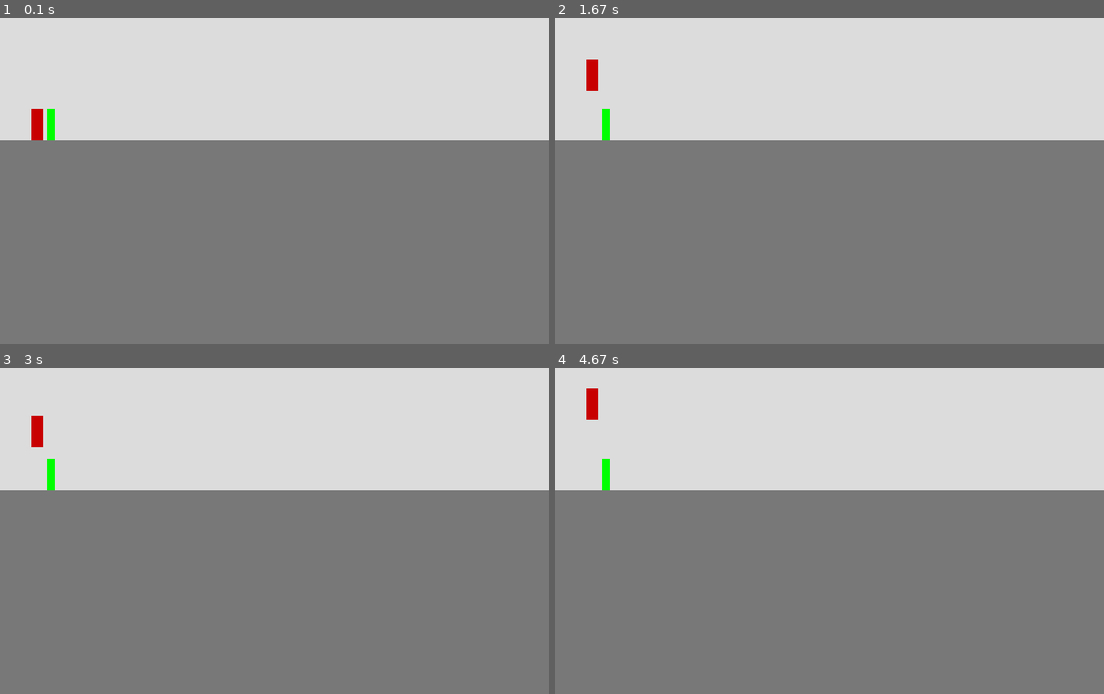
Above: before the commit, frames 1-4 (two rows, left to right).
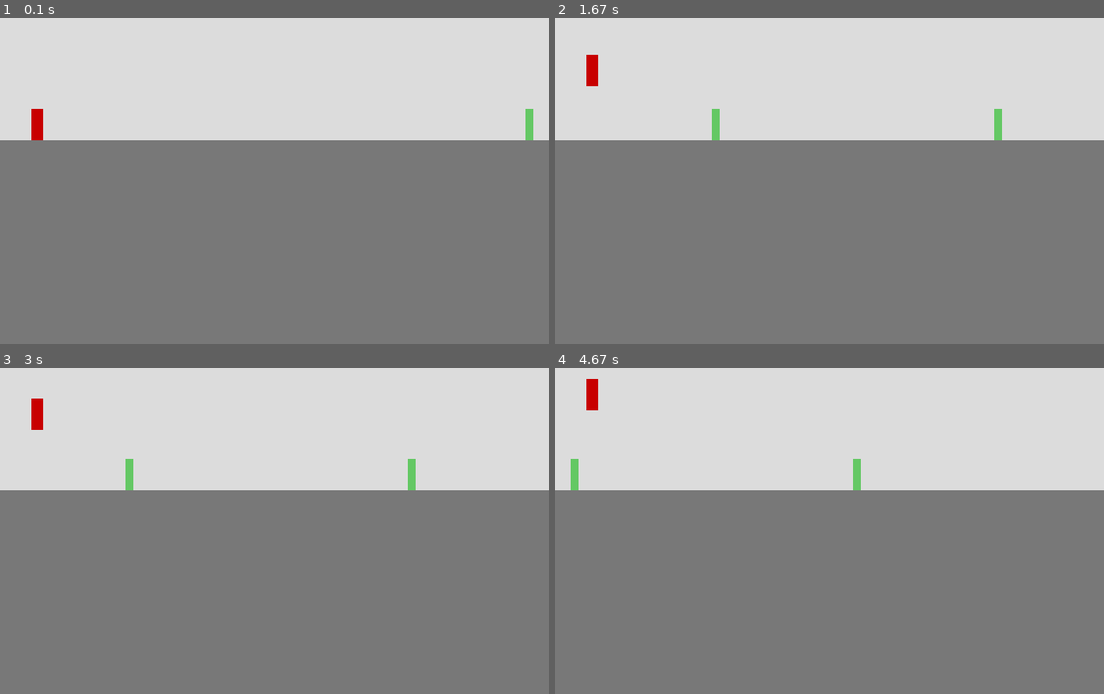
Above: after the commit, the same moments.

Repository: urasha/pygame_dino
Game: pygame game, started from main.py
Two runs of this game, one before a commit and one after it. Both use one fixed random seed, a clock stepped at 60 frames per second and the inputs below.
Inputs:
- Up to frame 1 (0.1 s): no input
- Up to frame 2 (1.67 s): tap Space at 0.33, 0.73, 1.03, 1.23, 1.57 s
- Up to frame 3 (3 s): tap Space at 1.87, 2.07, 2.37, 2.63, 2.97 s
- Up to frame 4 (4.67 s): tap Space at 3.27, 3.4, 3.8, 4.1, 4.47 s

The runs differ from the first frame. In frame 1, 0.3% of the frame differs, in the area x 8-98%, y 27-38%; in frame 2, 0.5%; in frame 3, 0.6%, in the area x 5-76%, y 9-38%; in frame 4, 0.5%.

Commit message:
enemies added (not done full)

Diff:
--- a/main.py
+++ b/main.py
@@ -9,8 +9,10 @@
 RED = (200, 0, 0)
 GREY = (220, 220, 220)
 DARK_GREY = (120, 120, 120)
-GREEN = (0, 255, 0)
+GREEN = (100, 200, 100)
 FPS = 60
+
+SPAWN_ENEMY = pygame.USEREVENT + 1
 
 screen = pygame.display.set_mode(SIZE)
 pygame.display.set_caption('Dino')
@@ -20,10 +22,14 @@
 hero = {
     'x': 40,
     'y': 300,
-    'speed': 14
+    'speed': 15
 }
 
 is_jump = False
+
+enemy_pos = [[SIZE[0], 300]]
+pygame.time.set_timer(SPAWN_ENEMY, 1200)
+enemy_speed = 5
 
 
 def jump(y, speed):
@@ -34,7 +40,7 @@
         is_jump = False
 
         hero['y'] = 300
-        hero['speed'] = 14
+        hero['speed'] = 15
 
     return y
 
@@ -49,6 +55,8 @@
             if event.type == pygame.KEYDOWN:
                 if event.key == pygame.K_SPACE:
                     is_jump = True
+            if event.type == SPAWN_ENEMY:
+                enemy_pos.append([SIZE[0], 300])
 
         if is_jump:
             hero['y'] = jump(hero['y'], hero['speed'])
@@ -56,9 +64,18 @@
 
         screen.fill(GREY)
 
+        for i in enemy_pos:
+            i[0] -= enemy_speed
+
+            # check enemy_pos and hero_pos
+            if i[0] in range(hero['x'], hero['x'] + 15) and i[1] in range(hero['y'], hero['y'] + 40):
+                pygame.time.delay(1000)
+                quit()
+
+            pygame.draw.rect(screen, GREEN, (i[0], i[1], 10, 40))
+
         pygame.draw.rect(screen, RED, (hero['x'], hero['y'], 15, 40))
         pygame.draw.rect(screen, DARK_GREY, (0, 340, SIZE[0], SIZE[1]))
-        pygame.draw.rect(screen, GREEN, (60, 300, 10, 40))  #test
 
         pygame.display.update()
         clock.tick(FPS)
